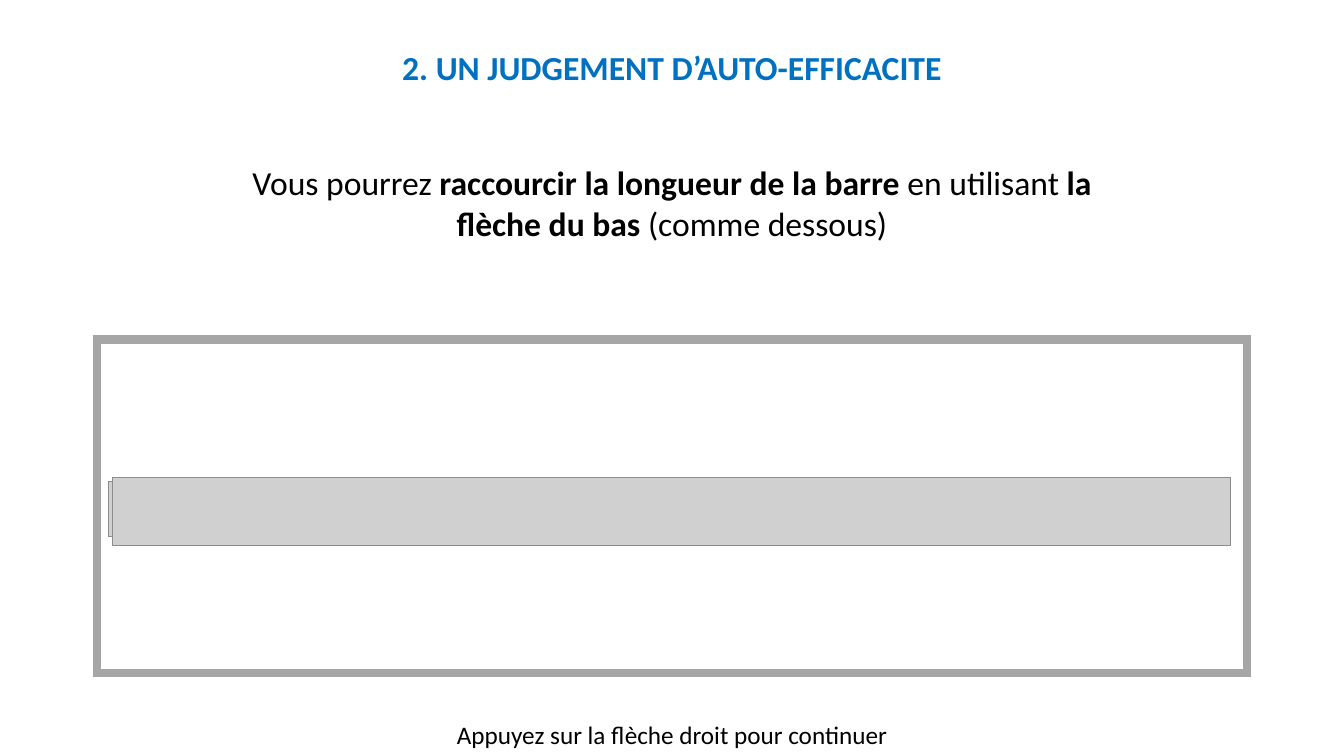
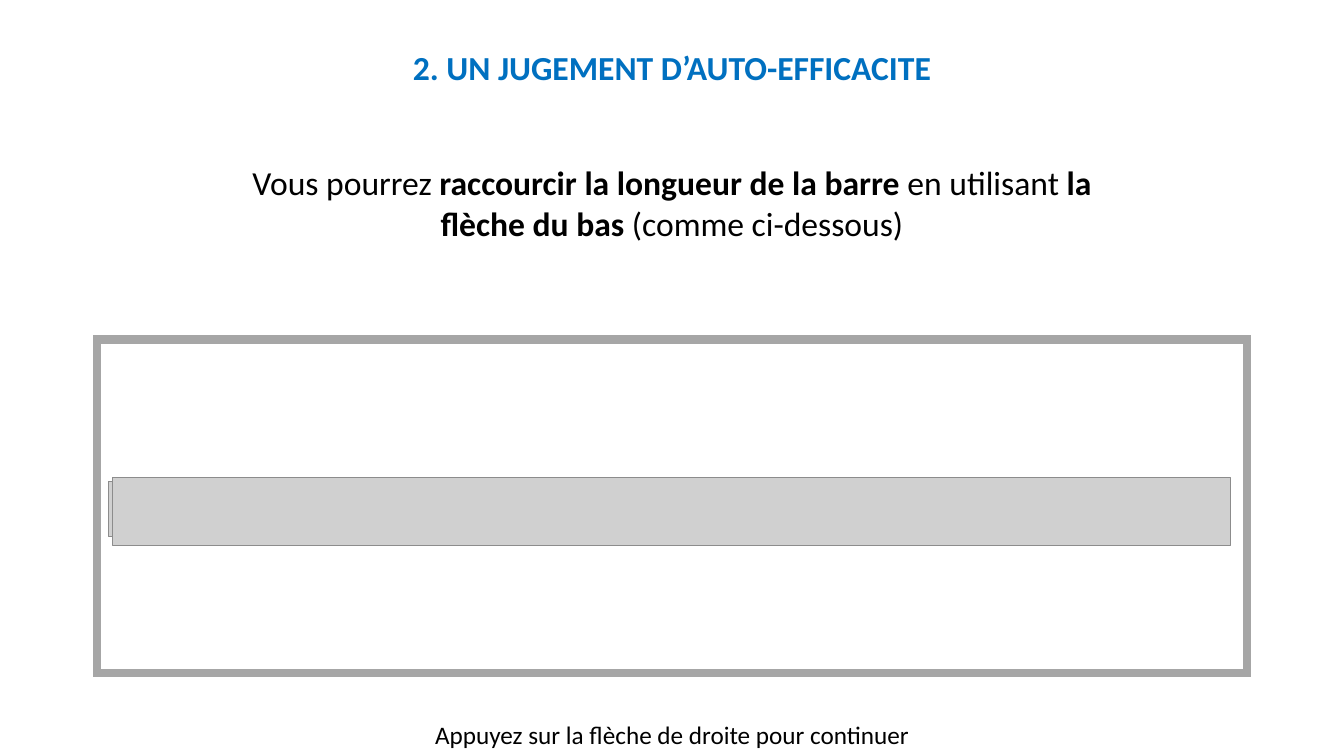
Before and after one commit to MBB-team/Online_Testing, a slide deck: slide 22 of src/Self_Efficacy/Stimuli/Instructions.pptx. Drawn at 1344x756 pixels with LibreOffice and Linux fonts; fonts in the diff are those of the drawing; grey boxes stand for pictures. Boxes give left, top, right and bottom in pixels: in the first picture for what was removed or moved away, otherwise in the second. Text is boxed around its words. In the diff, an @@ line names an element or a change of style, - is before the commit and + after.

```diff
--- a/src/Self_Efficacy/Stimuli/Instructions.pptx
+++ b/src/Self_Efficacy/Stimuli/Instructions.pptx
@@ text at box(413, 55, 931, 81): text changed @@
-2. UN JUDGEMENT D’AUTO-EFFICACITE
+2. UN JUGEMENT D’AUTO-EFFICACITE
@@ text at box(252, 171, 1092, 241): text changed @@
-Vous pourrez raccourcir la longueur de la barre en utilisant la flèche du bas (comme dessous)
+Vous pourrez raccourcir la longueur de la barre en utilisant la flèche du bas (comme ci-dessous)
@@ text at box(435, 726, 909, 748): text changed @@
-Appuyez sur la flèche droit pour continuer
+Appuyez sur la flèche de droite pour continuer
```
Also in this commit, not shown: 44 other slides changed, 45 other files.
